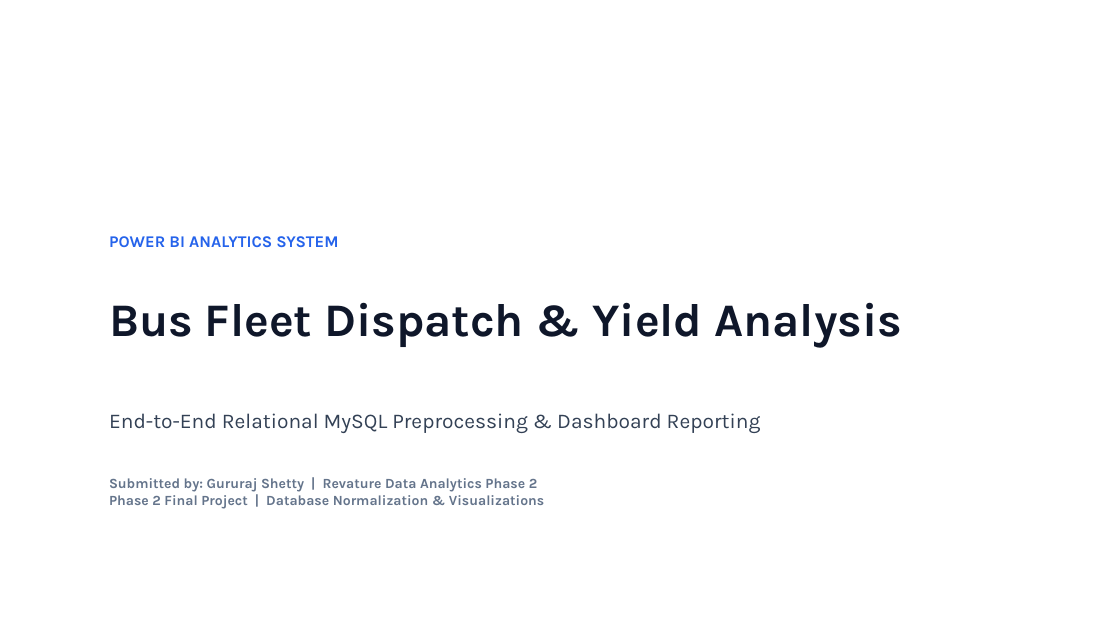
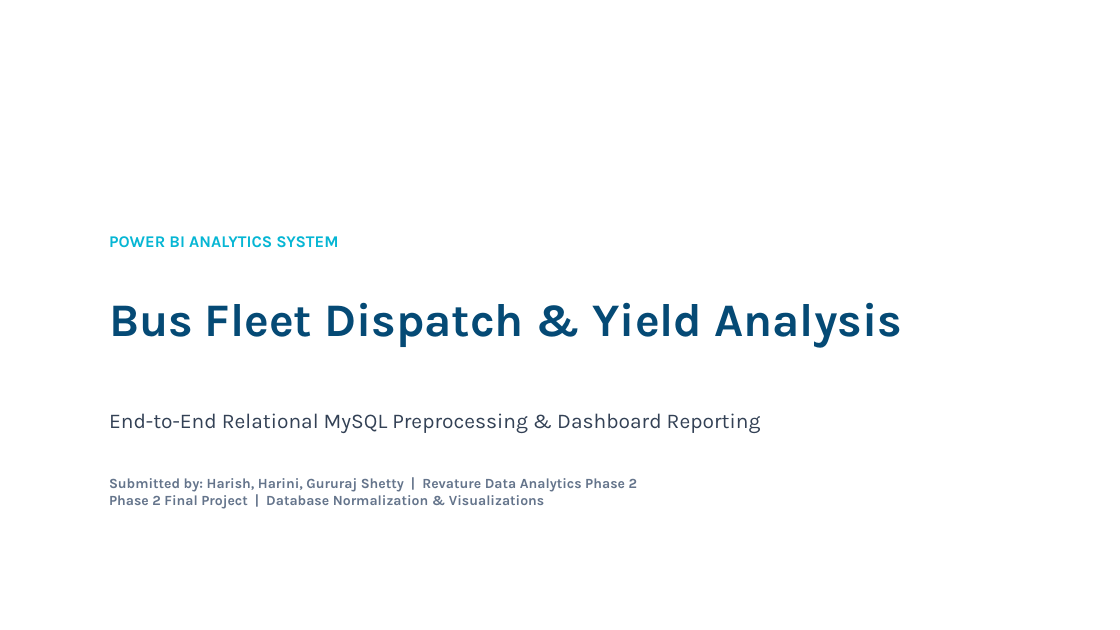
Before and after one commit to SHETYGURU/Revature-Bus-Booking-Analytical-System-, a slide deck: slide 1 of Bus Booking Analytics System (PowerBI)/documents/Bus_Booking_Analytics_PowerBI_light.pptx. Drawn at 1120x630 pixels with LibreOffice and Linux fonts; fonts in the diff are those of the drawing. Boxes give left, top, right and bottom in pixels: in the first picture for what was removed or moved away, otherwise in the second. Text is boxed around its words. In the diff, an @@ line names an element or a change of style, - is before the commit and + after.

```diff
--- a/Bus Booking Analytics System (PowerBI)/documents/Bus_Booking_Analytics_PowerBI_light.pptx
+++ b/Bus Booking Analytics System (PowerBI)/documents/Bus_Booking_Analytics_PowerBI_light.pptx
@@ text "POWER BI ANALYTICS SYSTEM" at (109,236,338,248): text colour #2563EB to #06B6D4 @@
@@ text "Bus Fleet Dispatch & Yield ..." at (109,302,902,347): text colour #0F172A to #054A75 @@
@@ text at (109,478,637,509): text changed @@
-Submitted by: Gururaj Shetty | Revature Data Analytics Phase 2
-Phase 2 Final Project | Database Normalization & Visualizations
+Submitted by: Harish, Harini, Gururaj Shetty | Revature Data Analytics Phase 2
+Phase 2 Final Project | Database Normalization & Visualizations
```
Also in this commit, not shown: 14 other slides changed.
